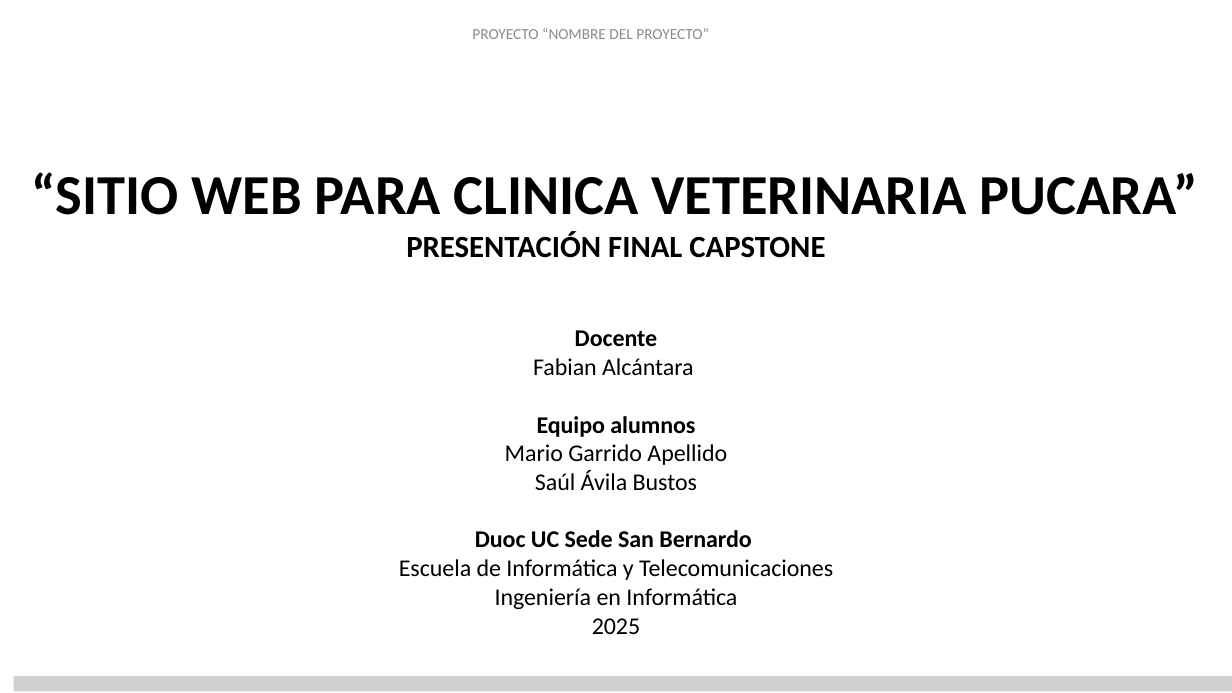
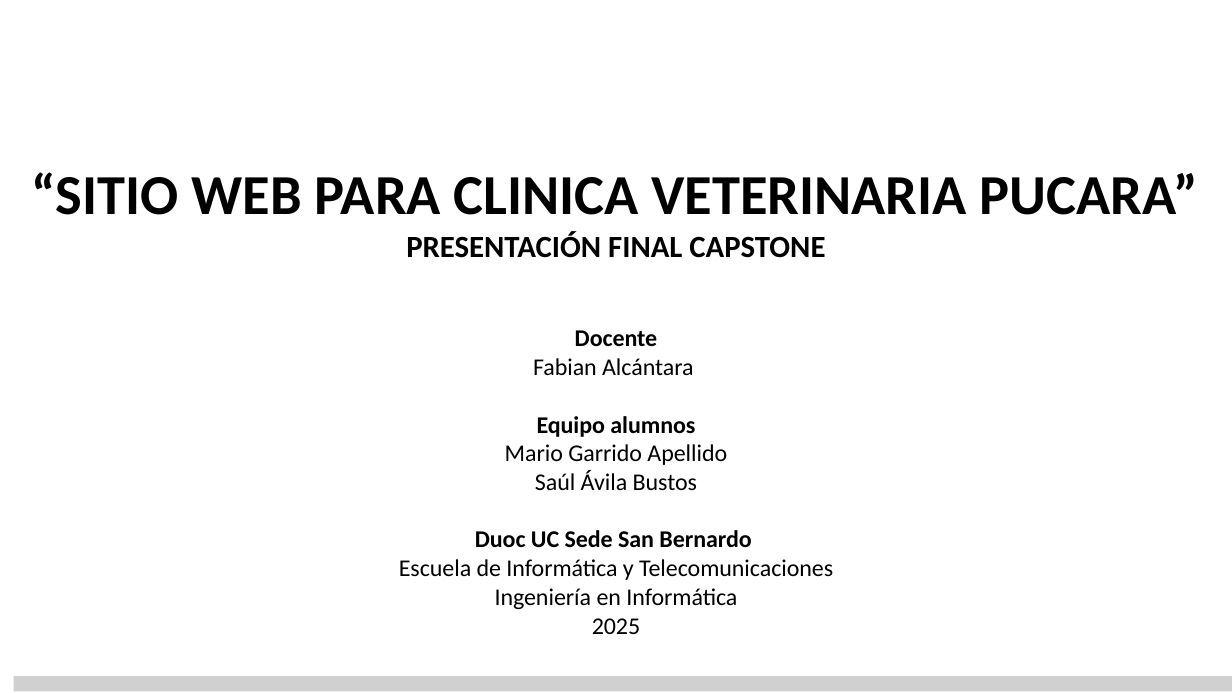
Before and after one commit to 4vil4/VeterinariaPucara, a slide deck: slide 1 of FASE 3/Evidencias Grupales/Presentación Capstone.pptx. Drawn at 1232x693 pixels with LibreOffice and Linux fonts; fonts in the diff are those of the drawing; grey boxes stand for pictures; background and template pictures are left out. Boxes give left, top, right and bottom in pixels: in the first picture for what was removed or moved away, otherwise in the second. Text is boxed around its words. In the diff, an @@ line names an element or a change of style, - is before the commit and + after.

```diff
--- a/FASE 3/Evidencias Grupales/Presentación Capstone.pptx
+++ b/FASE 3/Evidencias Grupales/Presentación Capstone.pptx
@@ text removed at (472, 28, 709, 39) @@
-PROYECTO “NOMBRE DEL PROYECTO”
```
Also in this commit, not shown: 8 other slides changed, 2 slides added, 1 slide removed.
